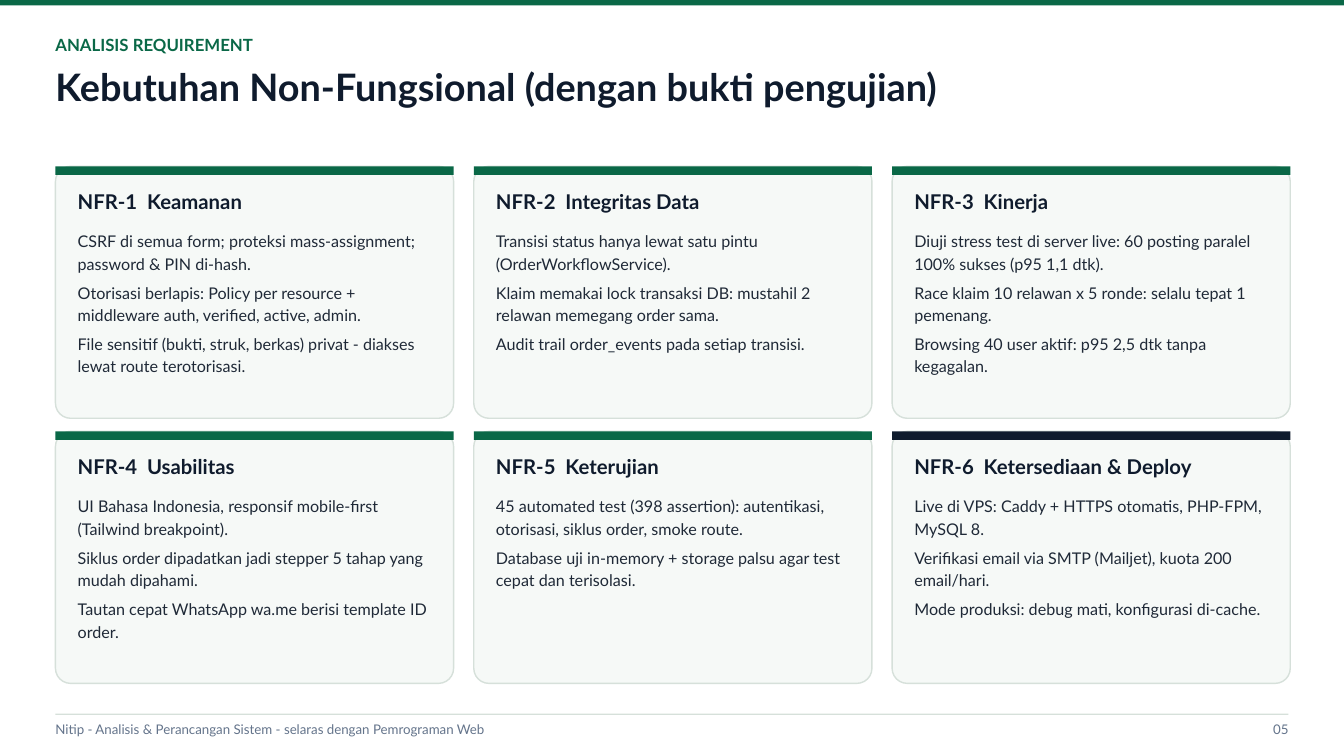
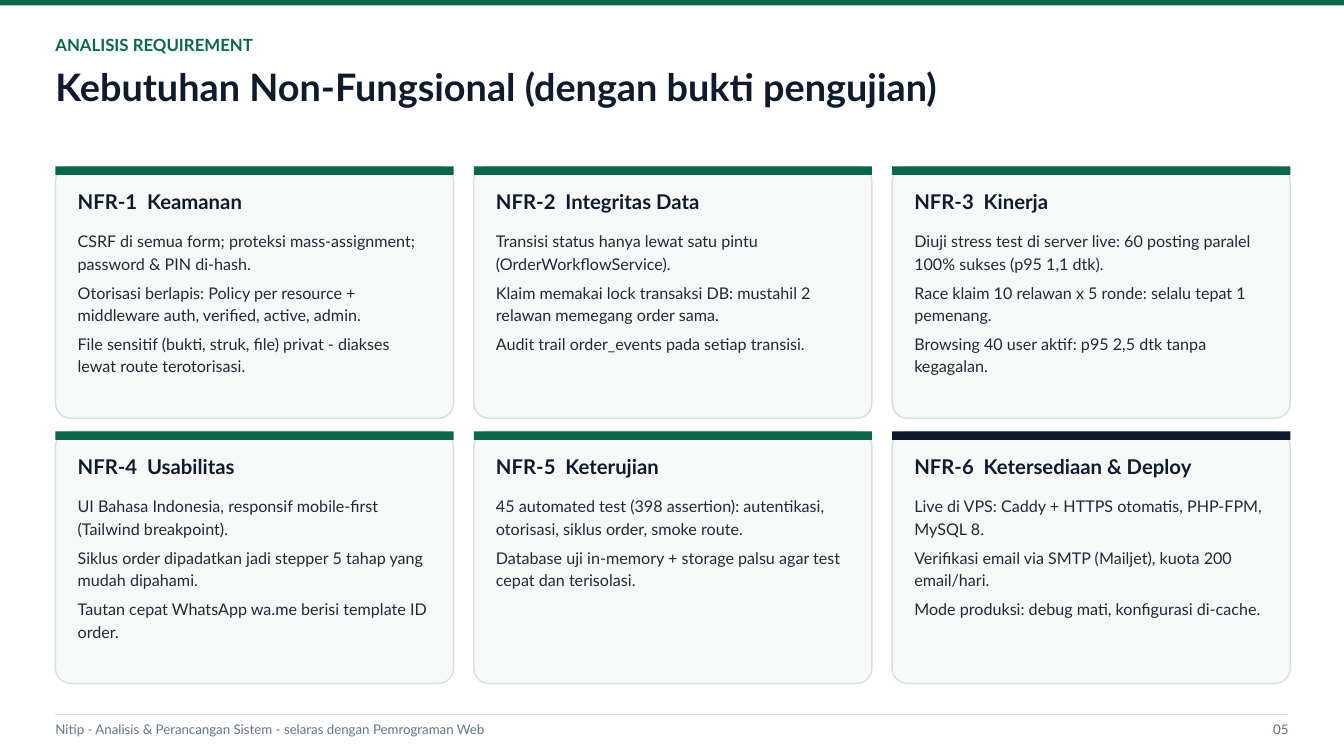
Before and after one commit to Fabiann227/nitip, a slide deck: slide 6 of presentasi/Nitip_Analisis_Perancangan_Sistem.pptx. Drawn at 1344x756 pixels with LibreOffice and Linux fonts; fonts in the diff are those of the drawing. Boxes give left, top, right and bottom in pixels: in the first picture for what was removed or moved away, otherwise in the second. Text is boxed around its words. In the diff, an @@ line names an element or a change of style, - is before the commit and + after.

```diff
--- a/presentasi/Nitip_Analisis_Perancangan_Sistem.pptx
+++ b/presentasi/Nitip_Analisis_Perancangan_Sistem.pptx
@@ text at (78, 337, 390, 372): text changed @@
-File sensitif (bukti, struk, berkas) privat - diakses lewat route terotorisasi.
+File sensitif (bukti, struk, file) privat - diakses lewat route terotorisasi.
```
Also in this commit, not shown: 9 other slides changed, 17 other files.
